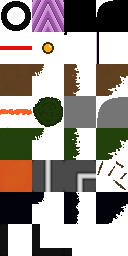
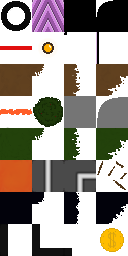
Revision of a layered 128×256 image; what changed, layer by layer:
painted on "tile_sheet_for_map.png" over [100,228,124,252]
